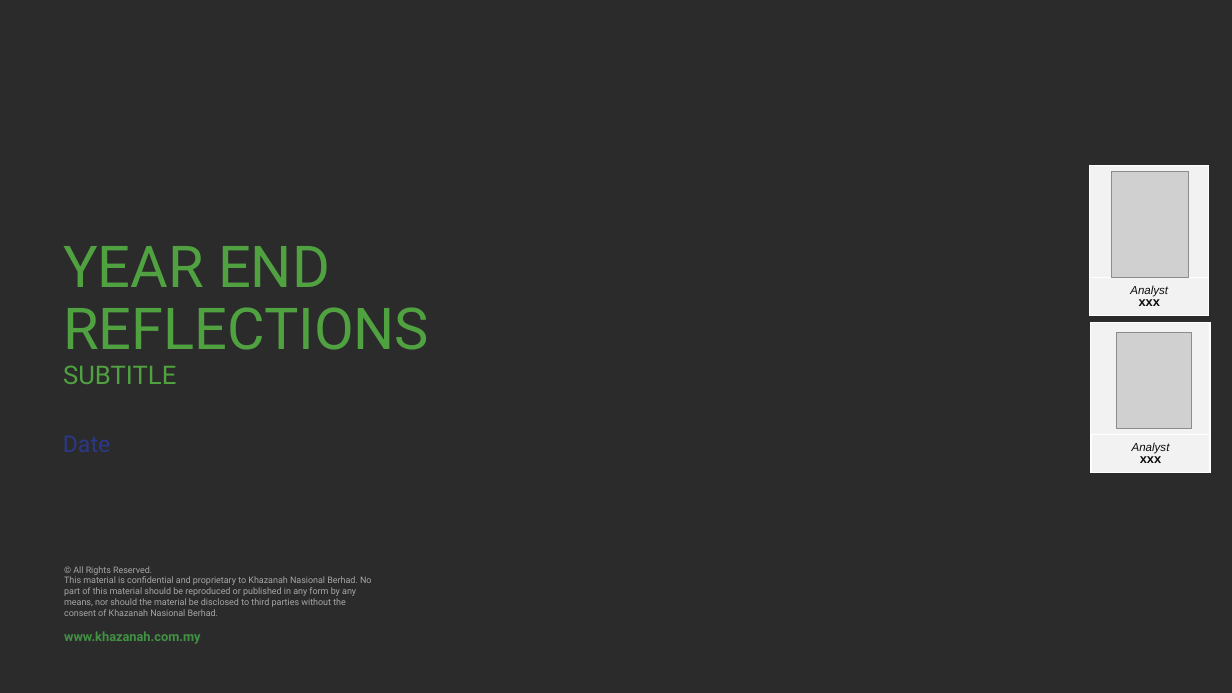
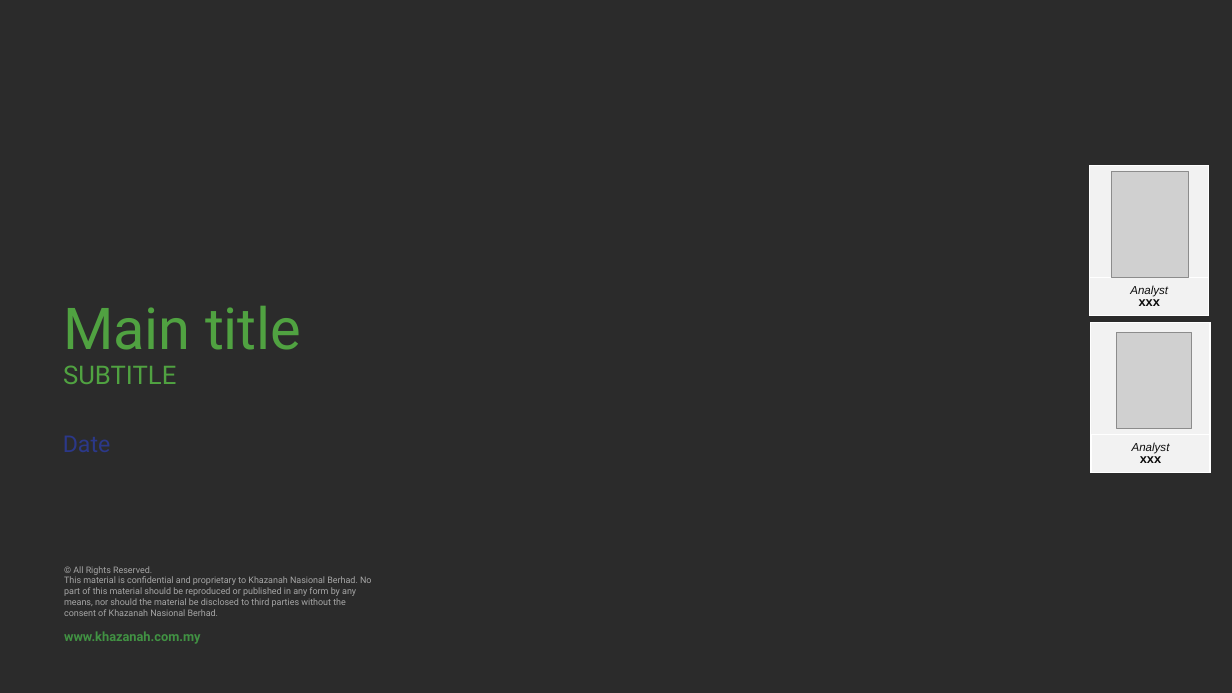
Before and after one commit to rseet/Ada, a slide deck: slide 1 of KNB Research Slides Template 2025.pptx. Drawn at 1232x693 pixels with LibreOffice and Linux fonts; fonts in the diff are those of the drawing; grey boxes stand for pictures; background and template pictures are left out; a plain dark background stands for a picture behind light text. Boxes give left, top, right and bottom in pixels: in the first picture for what was removed or moved away, otherwise in the second. Text is boxed around its words. In the diff, an @@ line names an element or a change of style, - is before the commit and + after.

Commit message:
Modify set_title() function, KNB slide template, and the slide index for base_content

```diff
--- a/KNB Research Slides Template 2025.pptx
+++ b/KNB Research Slides Template 2025.pptx
@@ title at (63, 306, 301, 384): text changed @@
-YEAR END REFLECTIONS
-SUBTITLE
+Main title
+SUBTITLE
```
Also in this commit, not shown: 1 other slide changed, 1 other file.
